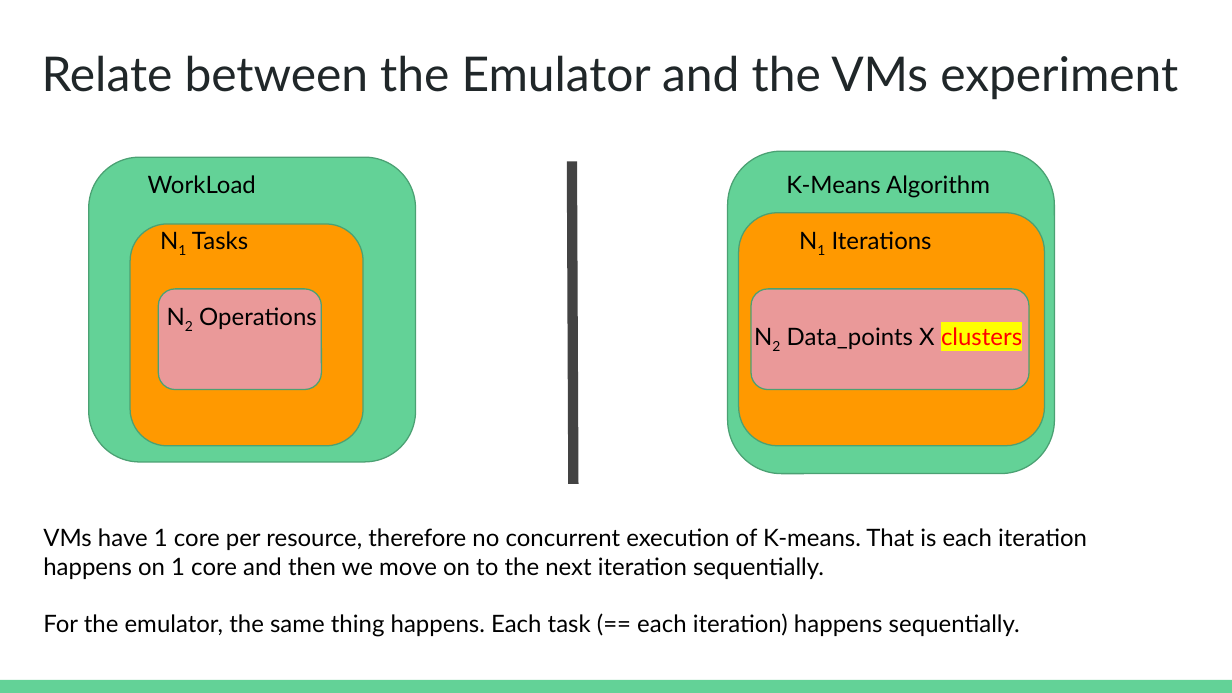
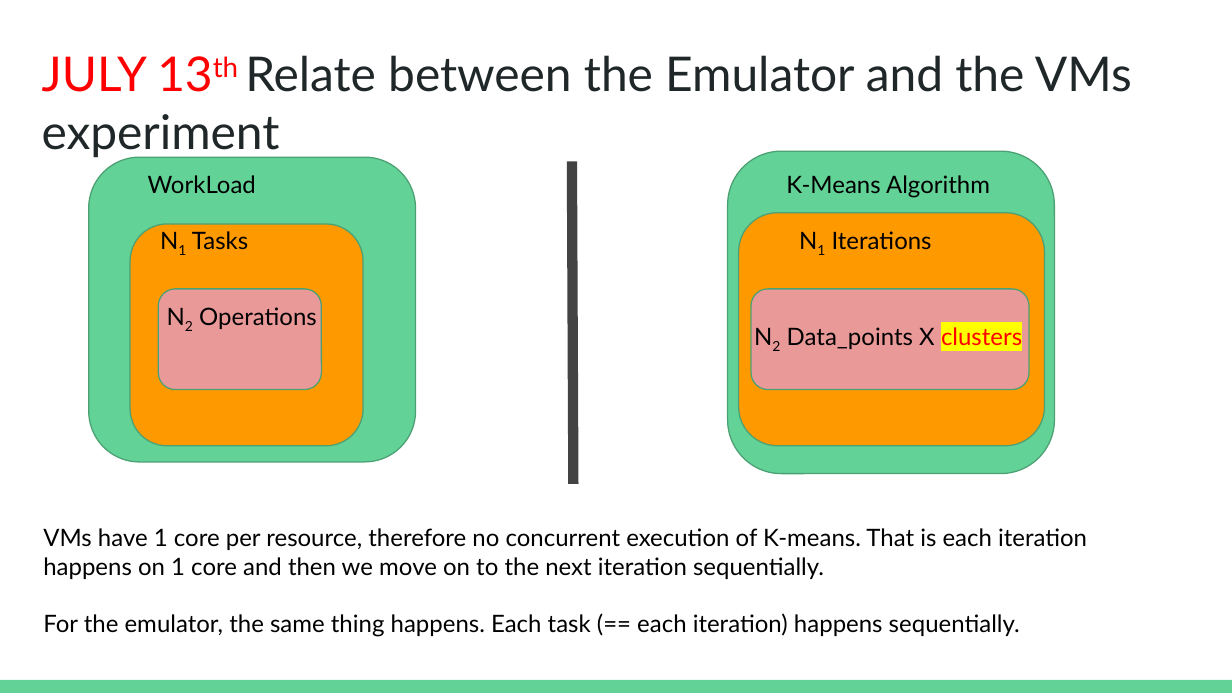
Before and after one commit to radical-group/kartik, a slide deck: slide 38 of WeeklyUpdates/Emulator_performance_metrics.pptx. Drawn at 1232x693 pixels with LibreOffice and Linux fonts; fonts in the diff are those of the drawing. Boxes give left, top, right and bottom in pixels: in the first picture for what was removed or moved away, otherwise in the second. Text is boxed around its words. In the diff, an @@ line names an element or a change of style, - is before the commit and + after.

```diff
--- a/WeeklyUpdates/Emulator_performance_metrics.pptx
+++ b/WeeklyUpdates/Emulator_performance_metrics.pptx
@@ title at (x1=42, y1=55, x2=1132, y2=159): text changed @@
-Relate between the Emulator and the VMs experiment
+JULY 13th Relate between the Emulator and the VMs experiment
```
Also in this commit, not shown: 4 other slides changed, 1 other file.
